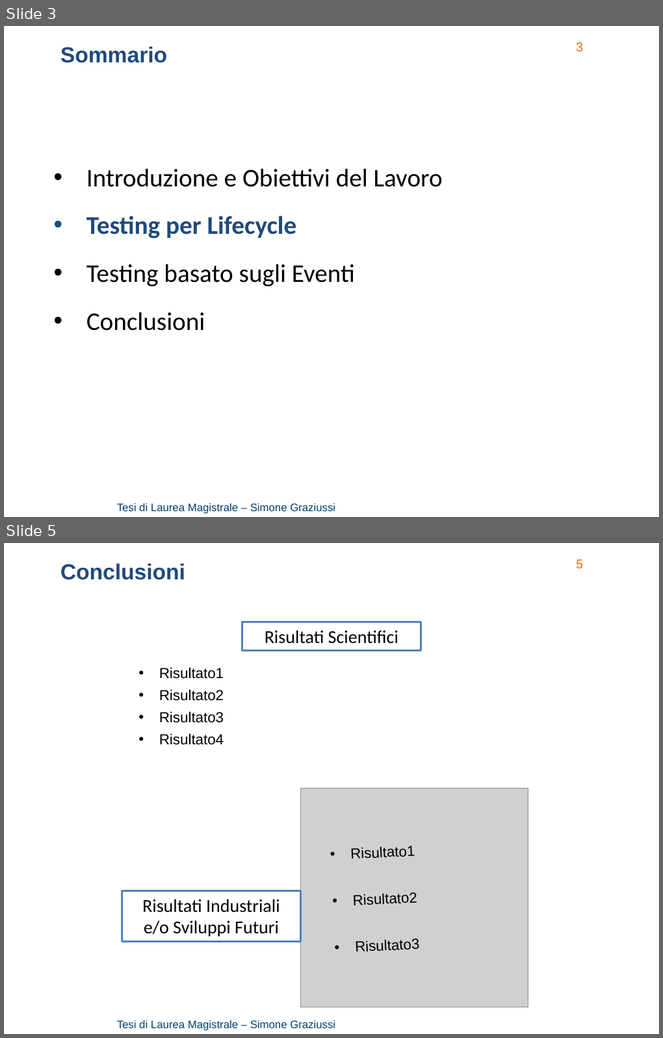
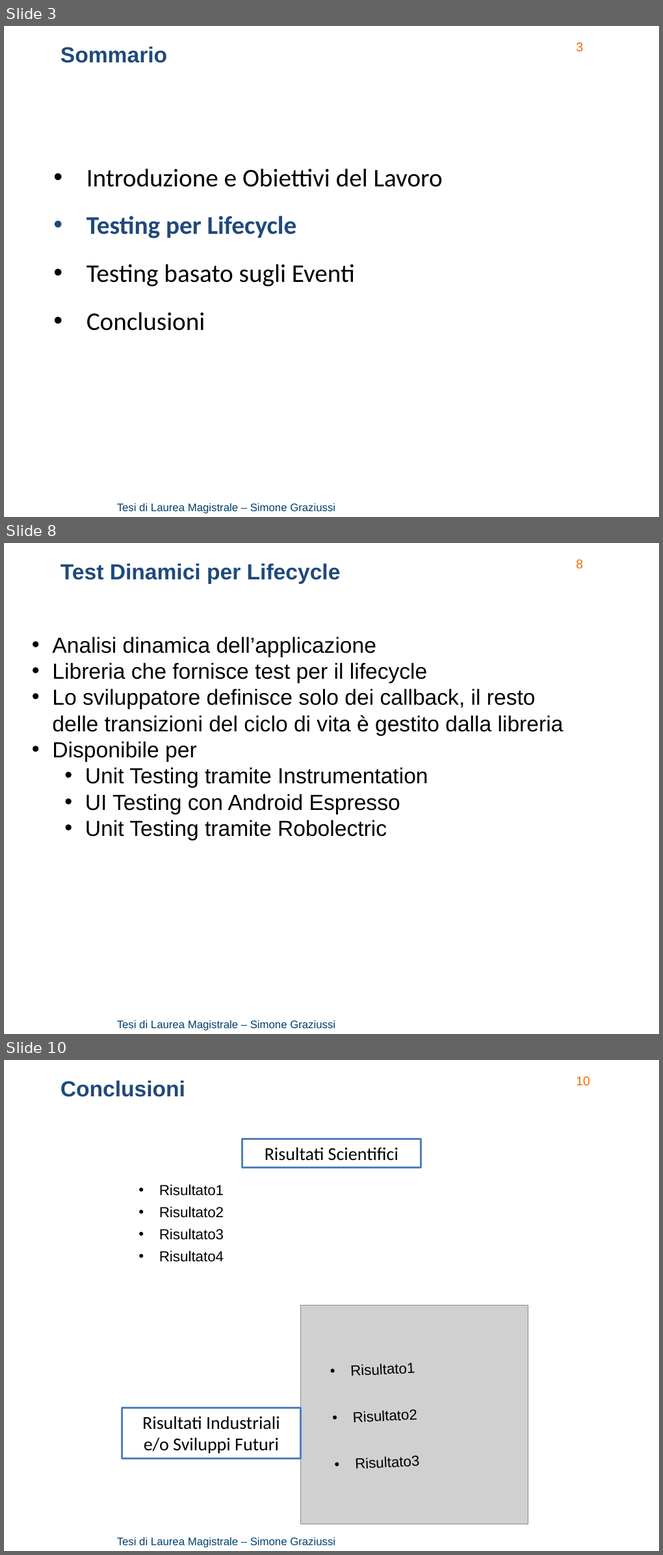
Before and after one commit to Simone3/Thesis, a slide deck: Presentation/Presentation.pptx. Shown one above the other, each under a label of ours: slides 3 and 5 before the commit, slides 3, 8 and 10 after it; the slides between them are not shown. The pictures are 663x1038 and 663x1555 pixels, drawn with LibreOffice and Linux fonts; fonts in the diff are those of the drawing; grey boxes stand for pictures; background and template pictures are left out. Boxes give left, top, right and bottom in pixels: in the first picture for what was removed or moved away, otherwise in the second. Text is boxed around its words. In the diff, an @@ line names an element or a change of style, - is before the commit and + after.

Commit message:
Presentation: preliminary version of lifecycle part

```diff
--- a/Presentation/Presentation.pptx
+++ b/Presentation/Presentation.pptx
@@ slide 8 added at bbox=[4, 543, 659, 1034], background picture (left out); not listed: 2 template elements that a slide beside it also shows @@
@@ text added at bbox=[61, 563, 341, 584], 24 pt, text #1F497D, bold @@
+Test Dinamici per Lifecycle
@@ text added at bbox=[52, 637, 564, 841], 24 pt, text #000000 @@
+• Analisi dinamica dell’applicazione
+• Libreria che fornisce test per il lifecycle
+• Lo sviluppatore definisce solo dei callback, il resto delle transizioni del ciclo di vita è gestito dalla libreria
+• Disponibile per
+  • Unit Testing tramite Instrumentation
+  • UI Testing con Android Espresso
+  • Unit Testing tramite Robolectric
@@ what was slide 5 is now slide 10 @@
@@ page number at bbox=[576, 1076, 590, 1086]: text changed @@
-5
+10
```
Also in this commit, not shown: 1 slide changed, 5 other slides added, 1 slide removed, 1 other file.
